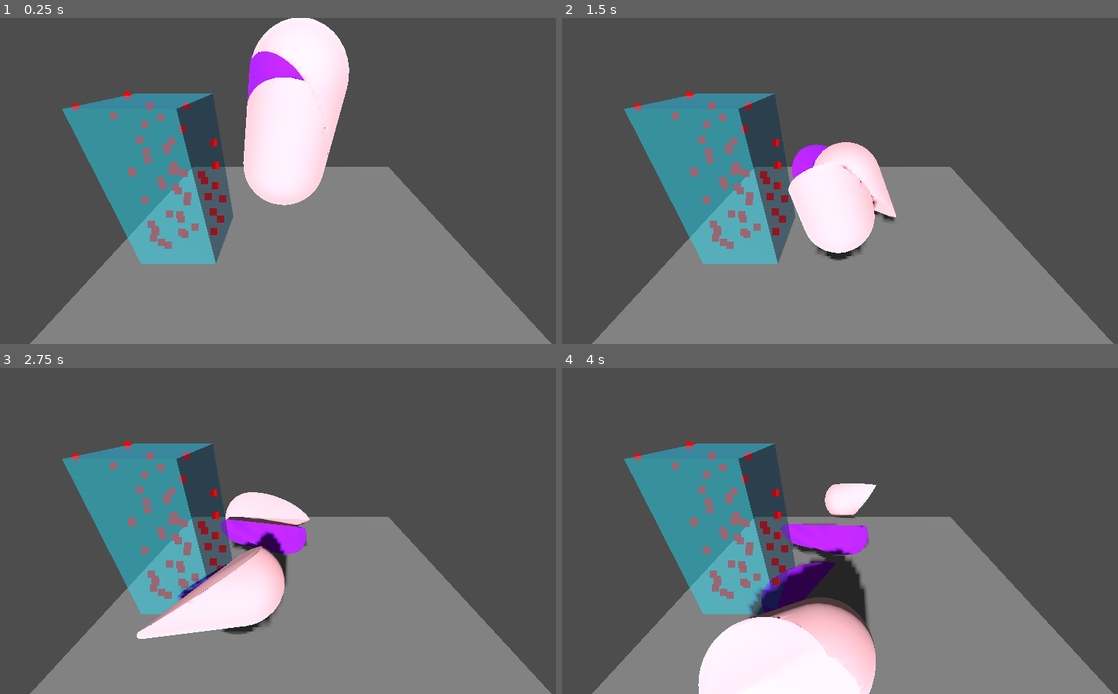
Above: before the commit, frames 1-4 (two rows, left to right).
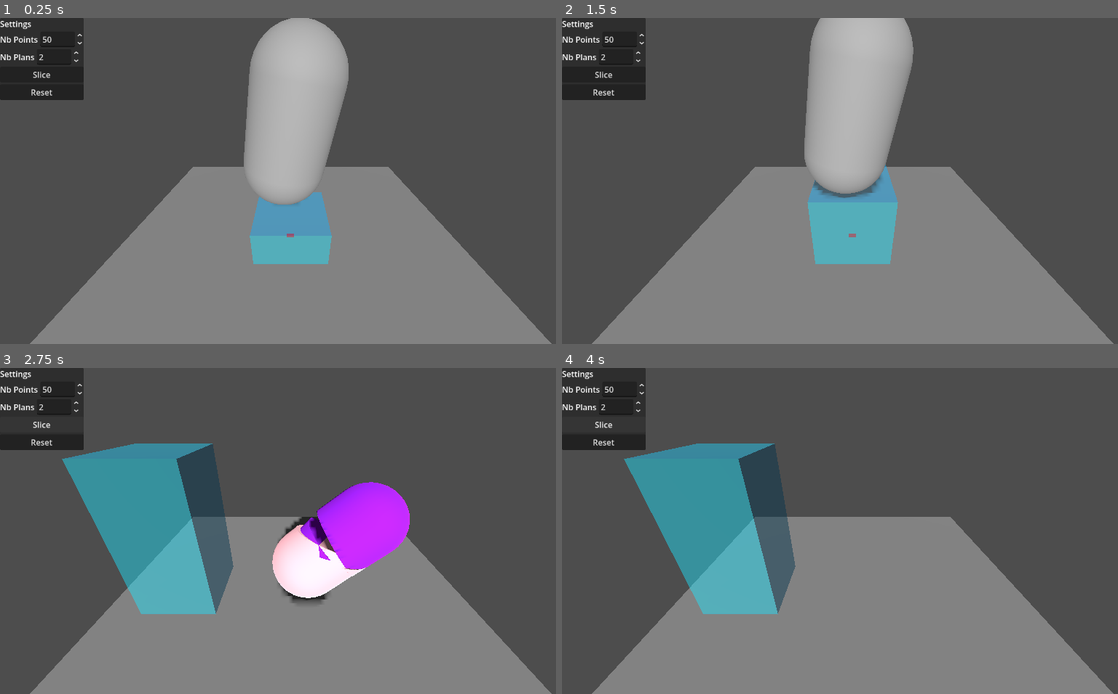
Above: after the commit, the same moments.

Repository: Rashnain/TER-2026
Game: Godot game, scene res://scenes/test.tscn
The game is run twice, just before and just after one commit, with the same random seed, the same clock (stepped at 60 frames per second) and the same inputs.
Inputs (mouse positions are in pixels of both pictures, inside the frame that each line leads up to):
- Up to frame 1 (0.25 s): no input
- Up to frame 2 (1.5 s): click (606, 73) at 0.5 s, where only the run after the commit has a clickable "Slice"; click (606, 92) at 1.25 s, where only the run after the commit has a clickable "Reset"
- Up to frame 3 (2.75 s): click (44, 423) at 2 s, where only the run after the commit has a clickable "Slice"
- Up to frame 4 (4 s): click (606, 423) at 2.75 s, where only the run after the commit has a clickable "Slice"

The runs differ from the first frame. In frame 1, 26% of the frame differs, in the area x 0-63%, y 0-76%; in frame 2, 28%, in the area x 0-64%, y 0-76%; in frame 3, 16%; in frame 4, 16%.
Error after the commit: Cannot call method 'get_aabb' on a previously freed instance. (res://scripts/slicer.gd:225)

Commit message:
Ajour d'une interface minimaliste

Diff:
--- a/projet/ter/scenes/test.tscn
+++ b/projet/ter/scenes/test.tscn
@@ -71,3 +71,55 @@
 mesh = SubResource("PointMesh_bl13t")
 
 [node name="points" type="Node3D" parent="aabb" unique_id=1170264140]
+
+[node name="CanvasLayer" type="CanvasLayer" parent="." unique_id=2030804686]
+
+[node name="Control" type="Control" parent="CanvasLayer" unique_id=1792937907]
+layout_mode = 3
+anchors_preset = 0
+offset_right = 40.0
+offset_bottom = 40.0
+
+[node name="PanelContainer" type="PanelContainer" parent="CanvasLayer/Control" unique_id=742879663]
+layout_mode = 0
+offset_right = 40.0
+offset_bottom = 40.0
+
+[node name="VBoxContainer" type="VBoxContainer" parent="CanvasLayer/Control/PanelContainer" unique_id=1195108581]
+layout_mode = 2
+
+[node name="Label" type="Label" parent="CanvasLayer/Control/PanelContainer/VBoxContainer" unique_id=1570792229]
+layout_mode = 2
+text = "Settings"
+
+[node name="HBoxContainer" type="HBoxContainer" parent="CanvasLayer/Control/PanelContainer/VBoxContainer" unique_id=867138524]
+layout_mode = 2
+
+[node name="Label" type="Label" parent="CanvasLayer/Control/PanelContainer/VBoxContainer/HBoxContainer" unique_id=2062356169]
+layout_mode = 2
+text = "Nb Points"
+
+[node name="PointsSpinBox" type="SpinBox" parent="CanvasLayer/Control/PanelContainer/VBoxContainer/HBoxContainer" unique_id=1211842885]
+unique_name_in_owner = true
+layout_mode = 2
+
+[node name="HBoxContainer2" type="HBoxContainer" parent="CanvasLayer/Control/PanelContainer/VBoxContainer" unique_id=2044941622]
+layout_mode = 2
+
+[node name="Label" type="Label" parent="CanvasLayer/Control/PanelContainer/VBoxContainer/HBoxContainer2" unique_id=929263846]
+layout_mode = 2
+text = "Nb Plans"
+
+[node name="DepthSpinBox" type="SpinBox" parent="CanvasLayer/Control/PanelContainer/VBoxContainer/HBoxContainer2" unique_id=1184235946]
+unique_name_in_owner = true
+layout_mode = 2
+
+[node name="SliceButton" type="Button" parent="CanvasLayer/Control/PanelContainer/VBoxContainer" unique_id=1007680607]
+unique_name_in_owner = true
+layout_mode = 2
+text = "Slice"
+
+[node name="ResetButton" type="Button" parent="CanvasLayer/Control/PanelContainer/VBoxContainer" unique_id=874369579]
+unique_name_in_owner = true
+layout_mode = 2
+text = "Reset"
--- a/projet/ter/scripts/slicer.gd
+++ b/projet/ter/scripts/slicer.gd
@@ -7,6 +7,13 @@
 @onready var node_3d: Node3D = $Node3D
 @onready var mesh_to_cut: RigidBody3D = $Node3D/RigidBody3D
 
+@onready var slice_button: Button = %SliceButton
+@onready var reset_button: Button = %ResetButton
+@onready var points_spin: SpinBox = %PointsSpinBox
+@onready var depth_spin: SpinBox = %DepthSpinBox
+
+var original_mesh_instance: MeshInstance3D
+
 func slice_object(mesh_instance: MeshInstance3D, points: PackedVector3Array, depth: int):
 	if depth <= 0 or mesh_instance == null:
 		return
@@ -40,7 +47,7 @@
 
 		if poly_left.size() >= 3:
 			add_poly_to_st(st_left, poly_left)
-			# On ne récupère les points d'intersection qu'ici pour limiter les doublons
+			# On récupère les points d'intersection qu'ici pour limiter les doublons
 			for p in poly_left:
 				if abs(plane.distance_to(p)) < 0.0005:
 					intersection_points.append(p)
@@ -192,13 +199,44 @@
 		return Plane(plane_normal)
 	return Plane.PLANE_XZ
 
+#func _ready():
+	#var mesh: MeshInstance3D = mesh_to_cut.get_node("MeshInstance3D")
+	#var voronoi_points: PackedVector3Array
+	#aabb = mesh.get_aabb()
+	#aabb.abs()
+	#aabb_node.mesh.size = aabb.size
+	#sample_aabb(voronoi_points, 50)
+	#show_points(voronoi_points)
+	#aabb_node.position = Vector3(-1.5, 1, 0)
+	#slice_object(mesh, voronoi_points, 2)
+
+
 func _ready():
-	var mesh: MeshInstance3D = mesh_to_cut.get_node("MeshInstance3D")
-	var voronoi_points: PackedVector3Array
-	aabb = mesh.get_aabb()
+	original_mesh_instance = mesh_to_cut.get_node("MeshInstance3D")
+	points_spin.value = 50 #valeurs par defaut
+	depth_spin.value = 2
+	slice_button.pressed.connect(_on_slice_pressed)
+	reset_button.pressed.connect(reset_scene)
+
+func _on_slice_pressed():
+	clean_pieces()
+	var nb_points = int(points_spin.value)
+	var depth = int(depth_spin.value)
+	aabb = original_mesh_instance.get_aabb()
 	aabb.abs()
 	aabb_node.mesh.size = aabb.size
-	sample_aabb(voronoi_points, 50)
+	aabb_node.position = Vector3(-1.5, 1, 0)
+	var voronoi_points: PackedVector3Array = []
+	sample_aabb(voronoi_points, nb_points)
 	show_points(voronoi_points)
-	aabb_node.position = Vector3(-1.5, 1, 0)
-	slice_object(mesh, voronoi_points, 2)
+	slice_object(original_mesh_instance, voronoi_points, depth)
+
+func reset_scene():
+	get_tree().reload_current_scene()
+
+func clean_pieces():
+	for p in points_node.get_children():
+		p.queue_free()
+	base_point.visible = false
+	for child in node_3d.get_children():
+		child.queue_free()
